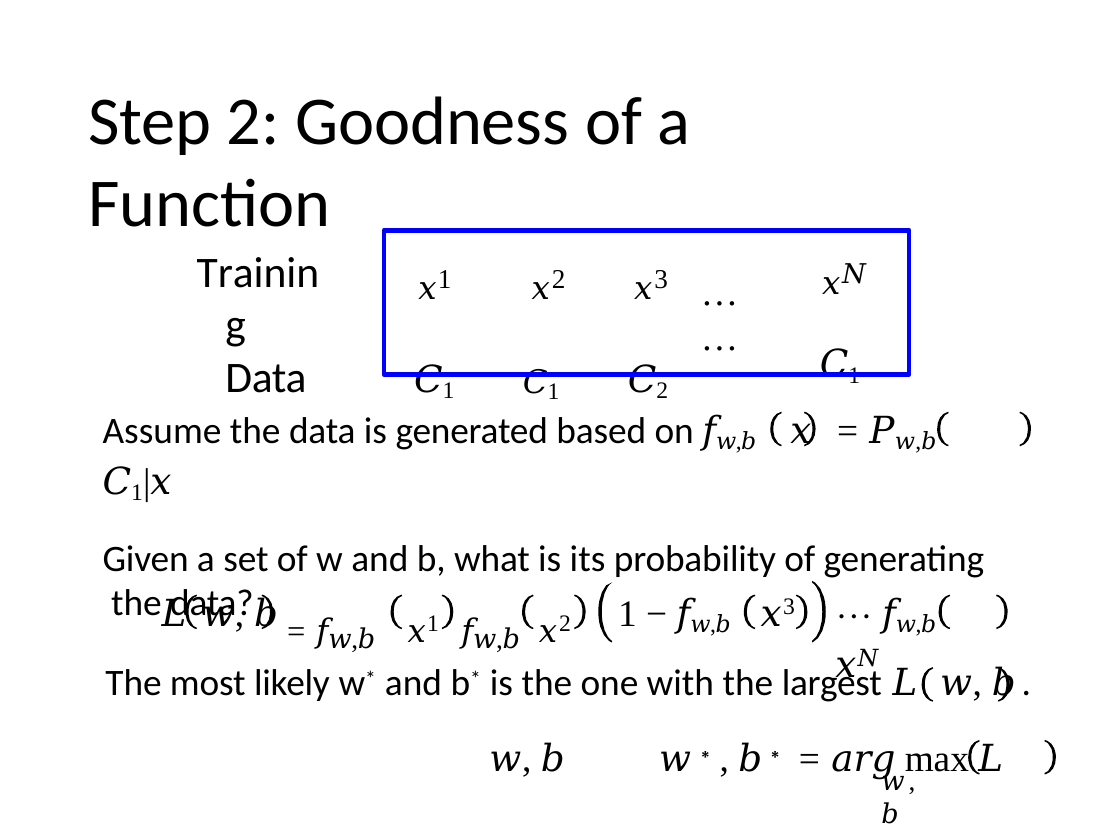
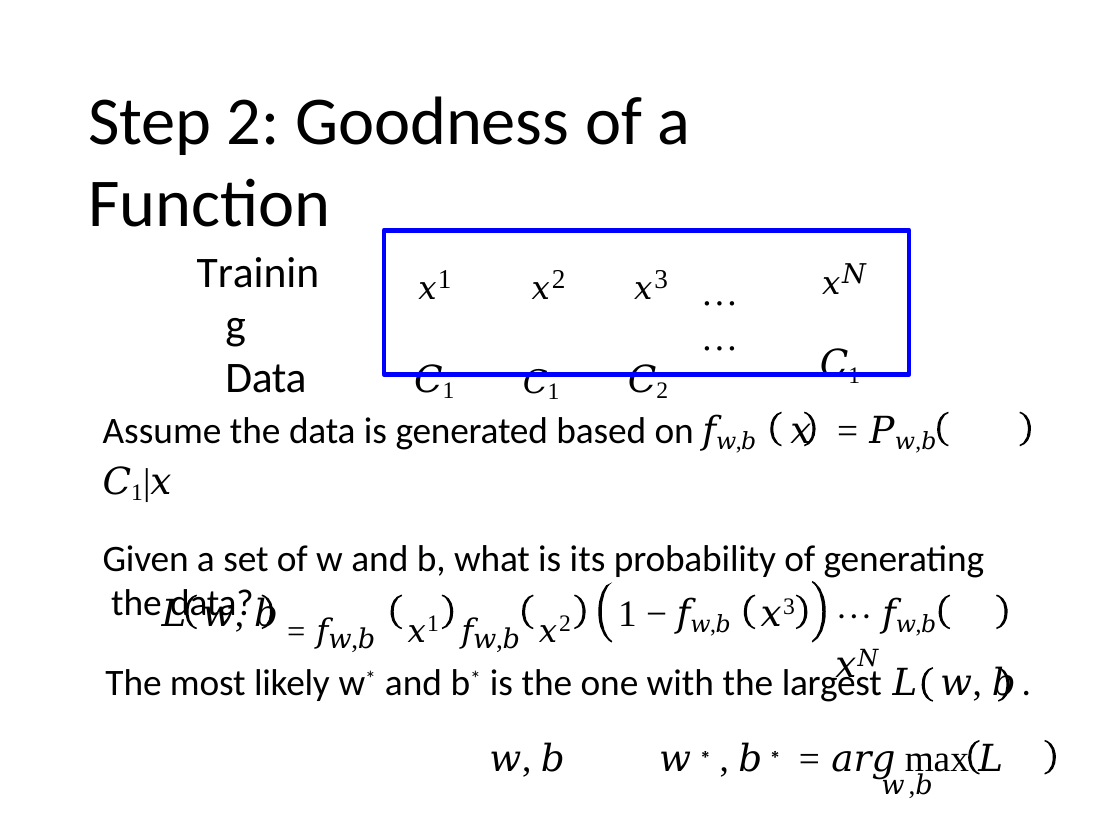
Before and after one commit to andy6804tw/NTU-ML-Lecture, a slide deck: slide 5 of material/Lecture 5-Logistic Regression.pptx. Drawn at 1120x840 pixels with LibreOffice and Linux fonts; fonts in the diff are those of the drawing. Boxes give left, top, right and bottom in pixels: in the first picture for what was removed or moved away, otherwise in the second. Text is boxed around its words. In the diff, an @@ line names an element or a change of style, - is before the commit and + after.

```diff
--- a/material/Lecture 5-Logistic Regression.pptx
+++ b/material/Lecture 5-Logistic Regression.pptx
@@ text "𝑤,𝑏" rewrapped from <box>881,769,904,824</box> to <box>881,772,933,798</box> @@
```
Also in this commit, not shown: 8 other slides changed, 3 other files.
